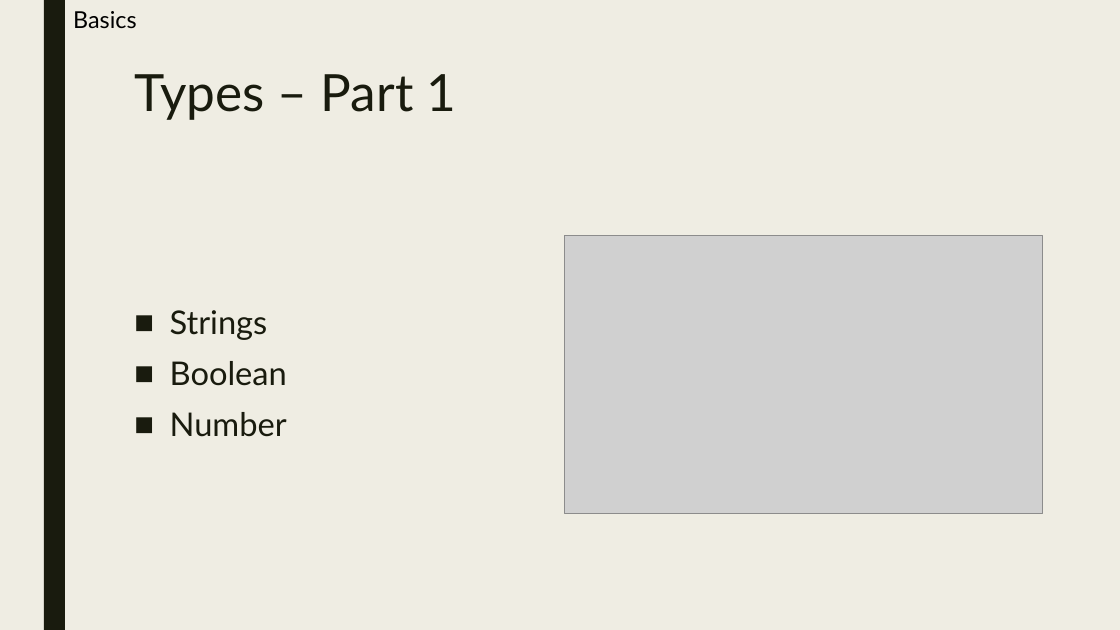
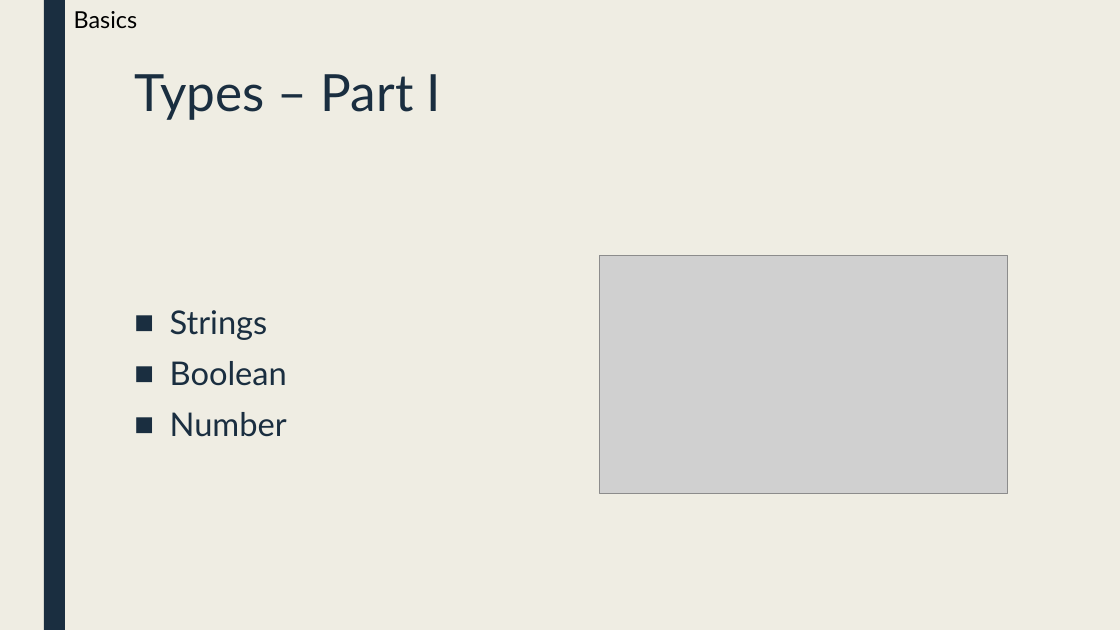
Before and after one commit to manuelhuber/typescript, a slide deck: slide 7 of Typescript.pptx (slide 5 before the commit). Drawn at 1120x630 pixels with LibreOffice and Linux fonts; fonts in the diff are those of the drawing; grey boxes stand for pictures. Boxes give left, top, right and bottom in pixels: in the first picture for what was removed or moved away, otherwise in the second. Text is boxed around its words. In the diff, an @@ line names an element or a change of style, - is before the commit and + after.

```diff
--- a/Typescript.pptx
+++ b/Typescript.pptx
@@ rectangle at bbox=[44, 0, 65, 630]: fill #191B0E to #1A2E40 @@
@@ title at bbox=[134, 74, 441, 120]: text changed; text colour #191B0E to #1A2E40 @@
-Types – Part 1
+Types – Part I
@@ text "Strings" at bbox=[170, 310, 287, 437]: text colour #191B0E to #1A2E40 @@
@@ picture: place and size @@
-picture at bbox=[565, 235, 1043, 514]
+picture at bbox=[600, 255, 1008, 494]
```
Also in this commit, not shown: 9 other slides changed, 38 slides added, 2 other files.
